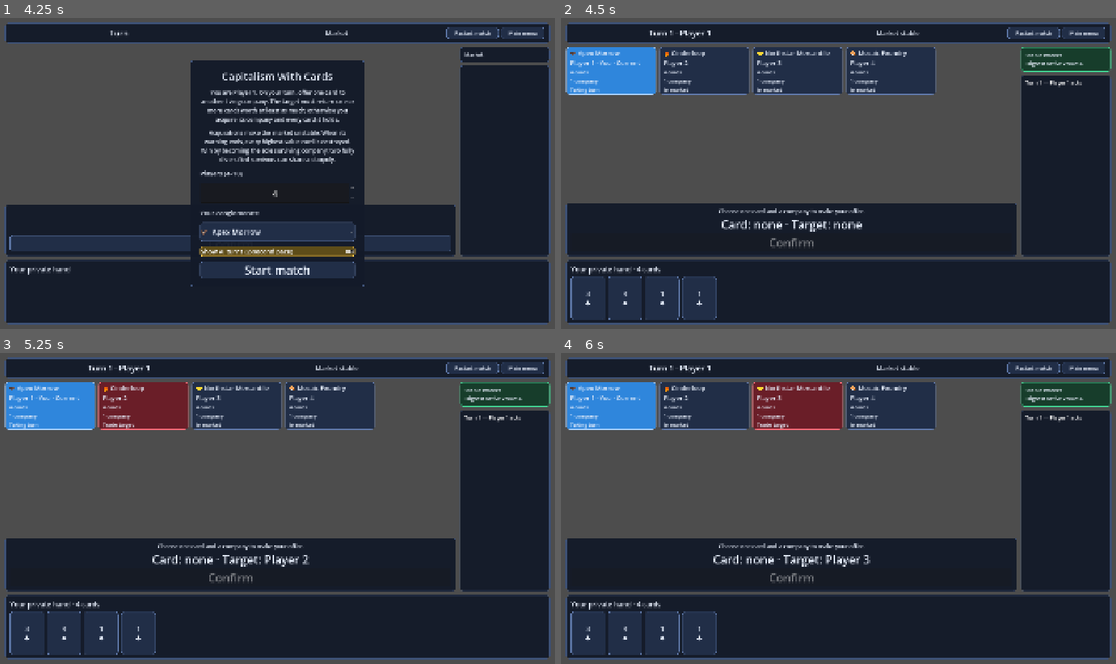
Above: before the commit, frames 1-4 (two rows, left to right).
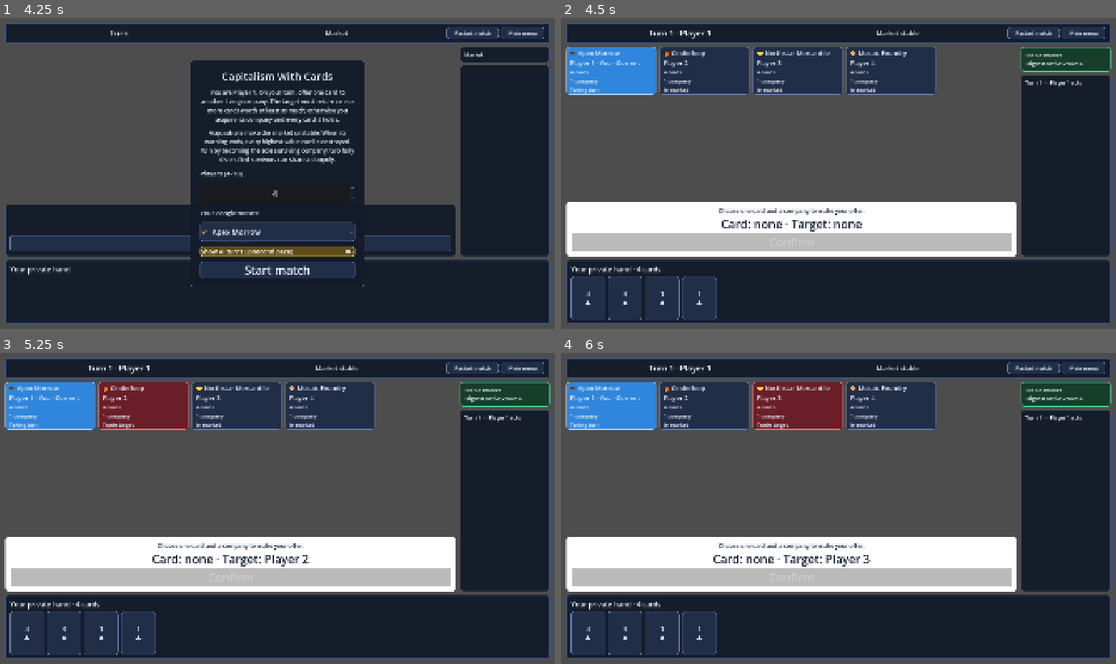
Above: after the commit, the same moments.

Repository: prelios/capitalism
Game: Godot game, scene res://game_controller.tscn
Two runs of this game, one before a commit and one after it. Both use one fixed random seed, a clock stepped at 60 frames per second and the inputs below.
Inputs (mouse positions are in pixels of both pictures, inside the frame that each line leads up to):
- Up to frame 1 (4.25 s): click "Restart match" at 0.5 s; click "Restart match" at 1.25 s; click "Restart match" at 2 s; click "Confirm" at 2.75 s; click "Confirm" at 3.5 s
- Up to frame 2 (4.5 s): click "Start match" at 4.25 s
- Up to frame 3 (5.25 s): click (144, 405) at 5.02 s
- Up to frame 4 (6 s): click (799, 405) at 5.77 s

Frame 1 is identical in both runs. In frame 2, 14% of the frame differs, in the area x 0-83%, y 59-77%; in frame 3, 14%; in frame 4, 14%.

Commit message:
Highlight pending human trade input

Diff:
--- a/godot/tests/table_layout.gd
+++ b/godot/tests/table_layout.gd
@@ -18,6 +18,7 @@
 	_expect(seats.get_child_count() == 4, "four-seat match did not render four public seat panels")
 	_expect(hand.get_child_count() == 4, "local hand did not render the four private cards")
 	_expect(table.market_status_background().is_equal_approx(Color("173d2b")), "stable market status did not use the green style")
+	_expect(table.trade_window_background().is_equal_approx(Color.WHITE), "trade window did not turn white while awaiting local input")
 	var active_seat := seats.get_child(0) as PlayerSeatPanel
 	_expect(active_seat.seat_visual_background().is_equal_approx(Color("2f86dc")), "active player did not use the explicit blue resting style")
 	_expect(active_seat.get_node("Margin/Content/Identity").text.contains("Current"), "active player identity did not include the Current label")
--- a/godot/ui/game_table.gd
+++ b/godot/ui/game_table.gd
@@ -15,12 +15,14 @@
 var _selected_target_id := -1
 var _feedback := ""
 var _market_background := Color.TRANSPARENT
+var _trade_background := Color.TRANSPARENT
 
 @onready var _turn_status: PanelContainer = $Margin/Layout/Header/Margin/Content/TurnStatus
 @onready var _turn_label: Label = $Margin/Layout/Header/Margin/Content/TurnStatus/Turn
 @onready var _market_status: PanelContainer = $Margin/Layout/Header/Margin/Content/MarketStatus
 @onready var _market_label: Label = $Margin/Layout/Header/Margin/Content/MarketStatus/Market
 @onready var _seats: FlowContainer = $Margin/Layout/Main/Center/SeatScroll/Seats
+@onready var _trade: PanelContainer = $Margin/Layout/Main/Center/Trade
 @onready var _trade_label: Label = $Margin/Layout/Main/Center/Trade/Margin/Content/TradeStatus
 @onready var _selection_label: Label = $Margin/Layout/Main/Center/Trade/Margin/Content/Selection
 @onready var _confirm: Button = $Margin/Layout/Main/Center/Trade/Margin/Content/Confirm
@@ -226,6 +228,10 @@
 	return _market_background
 
 
+func trade_window_background() -> Color:
+	return _trade_background
+
+
 func _event_summary(event: Dictionary) -> String:
 	var data: Dictionary = event["data"]
 	match event["type"]:
@@ -294,6 +300,7 @@
 
 
 func _update_action_controls(state: Dictionary) -> void:
+	_apply_trade_input_style(_is_offer_decision() or _is_repayment_decision())
 	var enabled := false
 	if _is_offer_decision():
 		_trade_label.text = "Choose one card and a company to make your offer."
@@ -312,6 +319,27 @@
 	_confirm.disabled = !enabled
 
 
+func _apply_trade_input_style(awaiting_input: bool) -> void:
+	if !awaiting_input:
+		_trade.remove_theme_stylebox_override("panel")
+		_trade_label.remove_theme_color_override("font_color")
+		_selection_label.remove_theme_color_override("font_color")
+		_trade_background = Color.TRANSPARENT
+		return
+	var style := StyleBoxFlat.new()
+	style.bg_color = Color.WHITE
+	style.border_color = Color.WHITE
+	style.set_border_width_all(3)
+	style.corner_radius_top_left = 10
+	style.corner_radius_top_right = 10
+	style.corner_radius_bottom_left = 10
+	style.corner_radius_bottom_right = 10
+	_trade.add_theme_stylebox_override("panel", style)
+	_trade_label.add_theme_color_override("font_color", Color("162238"))
+	_selection_label.add_theme_color_override("font_color", Color("162238"))
+	_trade_background = Color.WHITE
+
+
 func _confirm_selection() -> void:
 	if _controller == null or _confirm.disabled:
 		return
